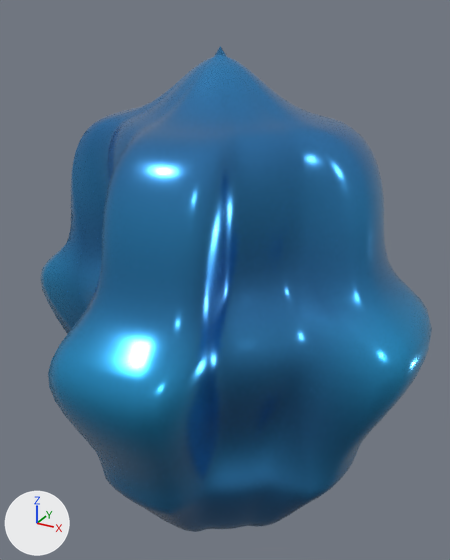
One commit to the glTF model Assets/Resources/Models3D/cf_02_mech_knight.glb: the scene before it, then after it.
Before and after are seen from a 50 mm lens placed at (1.082, -1.935, 1.115), pointed at (-0.012, 0.054, 0.121). Every picture has the same lights, and +X, +Y and +Z are marked at lower left. The picture after the commit comes second.

Objects in the first picture: 'Hi3D_cf_02_mech_knight_WatertightNode'.
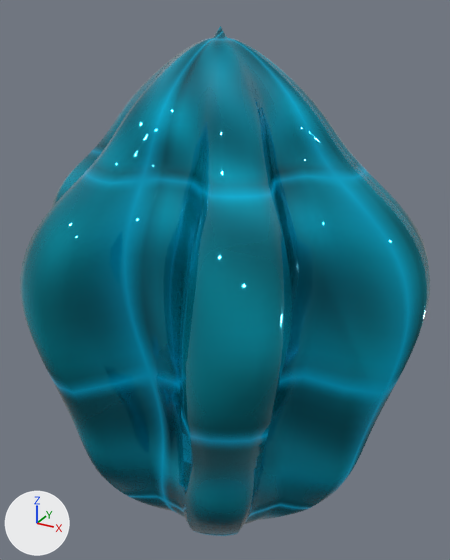
Pixel boxes [x1, y1, x2, y2] of what changed, in the pictures (450 x 560 px; the box of a moved part takes in the faces that stretch with it):
'Hi3D_cf_02_mech_knight_WatertightNode', recoloured, reshaped
    before: [40, 46, 432, 532]
    after: [20, 26, 430, 536]
part 1 of me_hi3d_cf_02_mech_knight_manifoldmesh, moved or reshaped
    before: [40, 46, 432, 532]
    after: [20, 26, 430, 536]
part 2 of me_hi3d_cf_02_mech_knight_manifoldmesh, recoloured
    before: [40, 46, 432, 532]
    after: [20, 26, 430, 536]

The change, as a diff of the scene's bpy script:
```diff
--- a/Assets/Resources/Models3D/cf_02_mech_knight.glb.py
+++ b/Assets/Resources/Models3D/cf_02_mech_knight.glb.py
@@ img_cf_02_mech_knight_metallicroughness @@
+img_cf_02_mech_knight_metallicroughness = load_image('cf_02_mech_knight_MetallicRoughness', '_unpacked/cf_02_mech_knight_MetallicRoughness', 64, 64, 'Non-Color')
@@ img_cf_02_mech_knight_normal @@
+img_cf_02_mech_knight_normal = load_image('cf_02_mech_knight_Normal', '_unpacked/cf_02_mech_knight_Normal', 64, 64, 'Non-Color')
@@ img_cf_02_mech_knight_emissive @@
+img_cf_02_mech_knight_emissive = load_image('cf_02_mech_knight_Emissive', '_unpacked/cf_02_mech_knight_Emissive', 64, 64, 'sRGB')
@@ img_cf_02_mech_knight_basecolor @@
+img_cf_02_mech_knight_basecolor = load_image('cf_02_mech_knight_BaseColor', '_unpacked/cf_02_mech_knight_BaseColor', 64, 64, 'sRGB')
@@ mat_cardcraft_cf_02_mech_knight_pbrdelighted @@
+mat_cardcraft_cf_02_mech_knight_pbrdelighted = bpy.data.materials.new('CardCraft_cf_02_mech_knight_PBRDelighted')
+# colours: cyan #38bfcf, cyan #55eff6, mixed with the vertex colours
+# uses the picture img_cf_02_mech_knight_basecolor
+# uses the picture img_cf_02_mech_knight_emissive
+# uses the picture img_cf_02_mech_knight_metallicroughness
+# uses the picture img_cf_02_mech_knight_normal
@@ me_hi3d_cf_02_mech_knight_manifoldmesh @@
 # used by ob_hi3d_cf_02_mech_knight_watertightnode; location = (0.0, 0.0, 0.0)
-me_hi3d_cf_02_mech_knight_manifoldmesh.from_pydata(...)  # 4034 vertices, 8064 faces; spans x -0.79..0.79, y -0.78..0.78, z -0.91..0.99
-me_hi3d_cf_02_mech_knight_manifoldmesh.materials.append(mat_hi3d_cf_02_mech_knight_pbrdelighted)
+me_hi3d_cf_02_mech_knight_manifoldmesh.from_pydata(...)  # 4034 vertices, 8064 faces; spans x -0.77..0.77, y -0.68..0.68, z -1.06..1.06
+# me_hi3d_cf_02_mech_knight_manifoldmesh part 1: 4008 of 4034 vertices moved; they spanned x -0.79..0.79, y -0.78..0.78, z -0.91..0.99 and now span x -0.77..0.77, y -0.68..0.68, z -1.06..1.06; mean shift (0.0, 0.0, 0.0); largest move (0.0, 0.76, -0.04) -> (0.0, 0.39, -0.1)
+# me_hi3d_cf_02_mech_knight_manifoldmesh part 2: 8064 faces centred in x -0.79..0.79, y -0.78..0.78, z -0.91..0.97 are repainted in the vertex colours; the middle colour goes from blue #7ebcdd to cyan #99d4e0
+me_hi3d_cf_02_mech_knight_manifoldmesh.materials.append(mat_cardcraft_cf_02_mech_knight_pbrdelighted)
```
